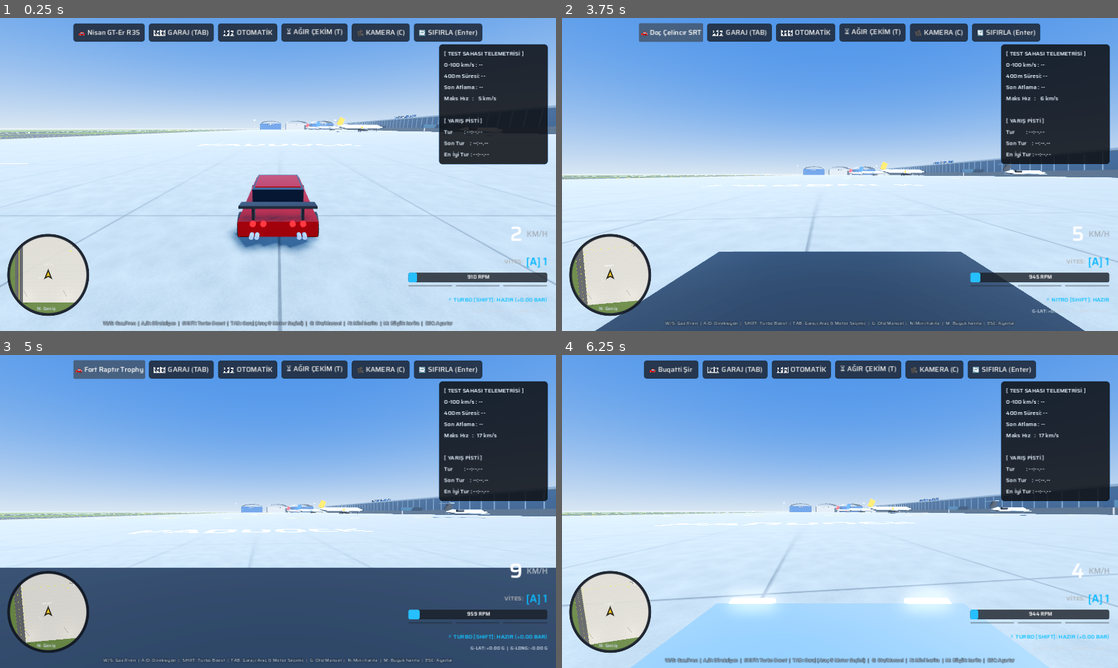
Above: before the commit, frames 1-4 (two rows, left to right).
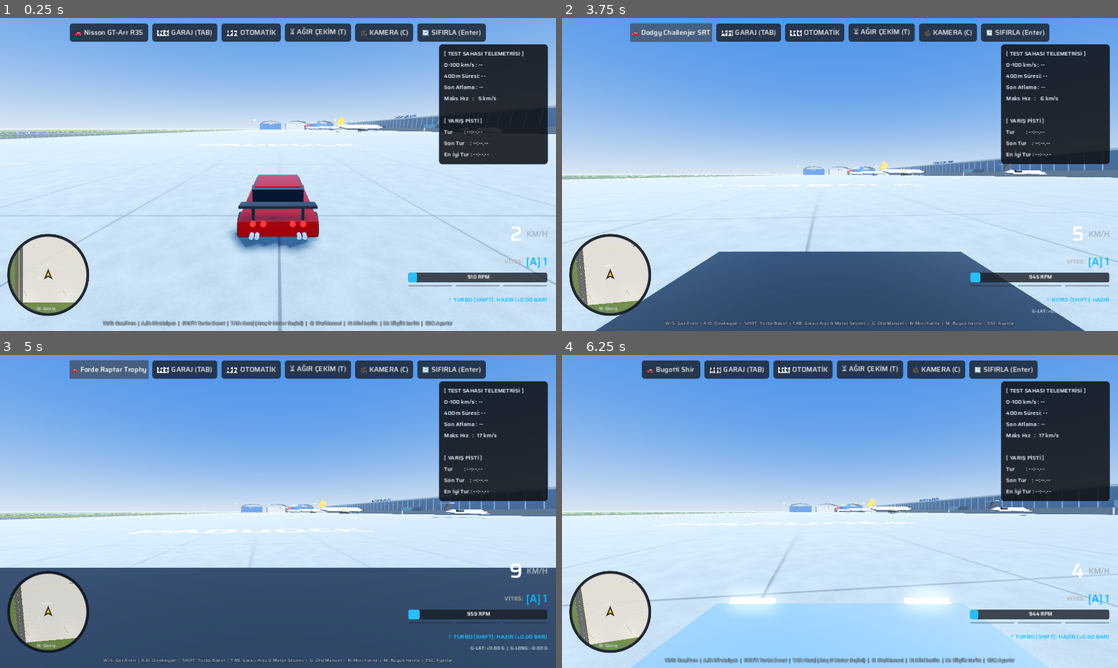
Above: after the commit, the same moments.

Repository: Pigasor/gearshift-proving-grounds
Game: Godot game, scene res://scenes/main.tscn
Same seed, same stepped clock (60 frames per second), same inputs: the game is played once before the commit and once after it.
Inputs (mouse positions are in pixels of both pictures, inside the frame that each line leads up to):
- Up to frame 1 (0.25 s): no input
- Up to frame 2 (3.75 s): click "🔄 SIFIRLA (Enter)" at 0.5 s; click "🔄 SIFIRLA (Enter)" at 1.25 s; tap Enter (reset_car) at 2 s; move the mouse to (962, 158) at 2.02 s; hold D (steer_right) 2.03-2.75 s; hold C (camera_view) 2.03-2.75 s; click (962, 158) at 2.17 s; drag from (728, 190) to (812, 237) at 2.77 s; click "🚗 Nisan GT-Er R35" (after the commit: "🚗 Nisson GT-Arr R35") at 3.5 s
- Up to frame 3 (5 s): click "🚗 Doç Çelincır SRT" (after the commit: "🚗 Dodgy Challenjer SRT") at 4.25 s
- Up to frame 4 (6.25 s): click "🚗 Fort Raptır Trophy" (after the commit: "🚗 Forde Raptar Trophy") at 5 s; move the mouse to (895, 442) at 5.77 s; hold D (steer_right) from 5.78 s (still down); hold R (repair) from 5.78 s (still down)

The runs differ from the first frame. In frame 1, 1.2% of the frame differs, in the area x 12-88%, y 1-8%; in frame 2, 1.5%; in frame 3, 1.2%; in frame 4, 1.0%.

Commit message:
Arac adlari Ingilizce ve ASCII (global Steam surumu icin)
Model, sinif ve motor etiketleri Ingilizce okuyana anlasilir hale getirildi; Turkce karakter yok.

Co-Authored-By: Claude Opus 5.5 <noreply@anthropic.com>

Diff:
--- a/scripts/car_database.gd
+++ b/scripts/car_database.gd
@@ -17,23 +17,23 @@
 #   cyl           - cylinder count, mass_add - engine weight difference (kg)
 
 const CARS: Array = [
-	{ "id": "gtr", "name": "Nisan GT-Er R35", "class": "Spor", "legacy": 0,
-		"engines": [{ "label": "3.8 V6 Biturbo - 565 HP", "legacy": true, "cyl": 6, "fuel": "benzin" }] },
-	{ "id": "challenger", "name": "Doç Çelincır SRT", "class": "Muscle", "legacy": 1,
-		"engines": [{ "label": "6.2 V8 Kompresörlü - 707 HP", "legacy": true, "cyl": 8, "fuel": "benzin" }] },
-	{ "id": "raptor", "name": "Fort Raptır Trophy", "class": "Arazi", "legacy": 2,
-		"engines": [{ "label": "6.2 V8 Yarış - 600 HP", "legacy": true, "cyl": 8, "fuel": "benzin" }] },
-	{ "id": "chiron", "name": "Buqatti Şiron", "class": "Hiper", "legacy": 3,
+	{ "id": "gtr", "name": "Nisson GT-Arr R35", "class": "Sport", "legacy": 0,
+		"engines": [{ "label": "3.8 V6 Twin-Turbo - 565 HP", "legacy": true, "cyl": 6, "fuel": "benzin" }] },
+	{ "id": "challenger", "name": "Dodgy Challenjer SRT", "class": "Muscle", "legacy": 1,
+		"engines": [{ "label": "6.2 V8 Supercharged - 707 HP", "legacy": true, "cyl": 8, "fuel": "benzin" }] },
+	{ "id": "raptor", "name": "Forde Raptar Trophy", "class": "Off-Road", "legacy": 2,
+		"engines": [{ "label": "6.2 V8 Race - 600 HP", "legacy": true, "cyl": 8, "fuel": "benzin" }] },
+	{ "id": "chiron", "name": "Bugotti Shiron", "class": "Hyper", "legacy": 3,
 		"engines": [{ "label": "8.0 W16 Quad-Turbo - 1150 HP", "legacy": true, "cyl": 16, "fuel": "benzin" }] },
-	{ "id": "supra", "name": "Toyoda Süpra A80", "class": "Spor", "legacy": 4, "classic": true,
+	{ "id": "supra", "name": "Toyoda Supro A80", "class": "Sport", "legacy": 4, "classic": true,
 		"engines": [
-			{ "label": "3.0 2JZ-GTE Modifiyeli - 680 HP", "legacy": true, "cyl": 6, "fuel": "benzin" },
-			{ "label": "3.0 2JZ-GTE Stok - 320 HP", "cyl": 6, "fuel": "benzin", "hp": 320.0, "torque": 427.0,
+			{ "label": "3.0 2JZ-GTE Tuned - 680 HP", "legacy": true, "cyl": 6, "fuel": "benzin" },
+			{ "label": "3.0 2JZ-GTE Stock - 320 HP", "cyl": 6, "fuel": "benzin", "hp": 320.0, "torque": 427.0,
 				"tq_from": 3200.0, "tq_to": 4400.0, "power_rpm": 5600.0, "idle": 750.0, "limiter": 6800.0, "max_rpm": 7200.0,
 				"turbo": 0.85, "gears": [-3.77, 0.0, 3.83, 2.36, 1.69, 1.31, 1.00, 0.79], "final": 3.27, "mass_add": -60.0 },
 		] },
-	{ "id": "goliath", "name": "Goliath Canavar 4x4", "class": "Canavar", "legacy": 5, "classic": true,
-		"engines": [{ "label": "8.4 V8 Kompresörlü - 1500 HP", "legacy": true, "cyl": 8, "fuel": "benzin" }] },
+	{ "id": "goliath", "name": "Goliath Monster 4x4", "class": "Monster", "legacy": 5, "classic": true,
+		"engines": [{ "label": "8.4 V8 Supercharged - 1500 HP", "legacy": true, "cyl": 8, "fuel": "benzin" }] },
 
 	# --- Family sedans (front-wheel drive) ---
 	{ "id": "accent", "name": "Hunday Assent Blau", "class": "Sedan",
@@ -41,49 +41,49 @@
 			"front_overhang": 0.86, "tire_r": 0.30, "mass": 1120.0, "cd_area": 0.41,
 			"color": Color(0.10, 0.22, 0.52), "style": "accent" },
 		"engines": [
-			{ "label": "1.4 MPI Benzin - 100 HP", "cyl": 4, "fuel": "benzin", "hp": 100.0, "torque": 133.0,
+			{ "label": "1.4 MPI Petrol - 100 HP", "cyl": 4, "fuel": "benzin", "hp": 100.0, "torque": 133.0,
 				"tq_from": 4000.0, "tq_to": 4000.0, "power_rpm": 6000.0, "idle": 800.0, "limiter": 6500.0, "max_rpm": 6800.0,
 				"turbo": 0.0, "gears": [-3.58, 0.0, 3.77, 2.04, 1.29, 0.95, 0.76, 0.64], "final": 4.27, "mass_add": 0.0 },
-			{ "label": "1.6 CRDi Dizel - 136 HP", "cyl": 4, "fuel": "dizel", "hp": 136.0, "torque": 300.0,
+			{ "label": "1.6 CRDi Diesel - 136 HP", "cyl": 4, "fuel": "dizel", "hp": 136.0, "torque": 300.0,
 				"tq_from": 1900.0, "tq_to": 2750.0, "power_rpm": 4000.0, "idle": 780.0, "limiter": 4600.0, "max_rpm": 5000.0,
 				"turbo": 1.4, "gears": [-3.58, 0.0, 3.64, 1.96, 1.19, 0.84, 0.66, 0.55], "final": 3.45, "mass_add": 110.0 },
 		] },
-	{ "id": "egea", "name": "Fiyat Egeya Sedan", "class": "Sedan",
+	{ "id": "egea", "name": "Fiatt Egeya Sedan", "class": "Sedan",
 		"body": { "length": 4.53, "width": 1.79, "height": 1.49, "wheelbase": 2.64, "track": 1.54,
 			"front_overhang": 0.88, "tire_r": 0.31, "mass": 1145.0, "cd_area": 0.44,
 			"color": Color(0.80, 0.80, 0.82), "style": "egea" },
 		"engines": [
-			{ "label": "1.4 Fire Benzin - 95 HP", "cyl": 4, "fuel": "benzin", "hp": 95.0, "torque": 127.0,
+			{ "label": "1.4 Fire Petrol - 95 HP", "cyl": 4, "fuel": "benzin", "hp": 95.0, "torque": 127.0,
 				"tq_from": 4500.0, "tq_to": 4500.0, "power_rpm": 6000.0, "idle": 800.0, "limiter": 6300.0, "max_rpm": 6600.0,
 				"turbo": 0.0, "gears": [-3.91, 0.0, 3.91, 2.24, 1.52, 1.16, 0.95], "final": 4.07, "mass_add": 0.0 },
-			{ "label": "1.3 MultiJet Dizel - 95 HP", "cyl": 4, "fuel": "dizel", "hp": 95.0, "torque": 200.0,
+			{ "label": "1.3 MultiJet Diesel - 95 HP", "cyl": 4, "fuel": "dizel", "hp": 95.0, "torque": 200.0,
 				"tq_from": 1500.0, "tq_to": 2750.0, "power_rpm": 3750.0, "idle": 800.0, "limiter": 4800.0, "max_rpm": 5200.0,
 				"turbo": 1.2, "gears": [-3.82, 0.0, 3.91, 2.12, 1.27, 0.86, 0.66], "final": 3.83, "mass_add": 75.0 },
-			{ "label": "1.6 MultiJet Dizel - 120 HP", "cyl": 4, "fuel": "dizel", "hp": 120.0, "torque": 320.0,
+			{ "label": "1.6 MultiJet Diesel - 120 HP", "cyl": 4, "fuel": "dizel", "hp": 120.0, "torque": 320.0,
 				"tq_from": 1750.0, "tq_to": 2500.0, "power_rpm": 3750.0, "idle": 800.0, "limiter": 4800.0, "max_rpm": 5200.0,
 				"turbo": 1.4, "gears": [-3.71, 0.0, 4.15, 2.12, 1.36, 0.97, 0.76, 0.62], "final": 3.29, "mass_add": 145.0 },
 		] },
-	{ "id": "civic", "name": "Honde Sivik Sedan", "class": "Sedan",
+	{ "id": "civic", "name": "Hondo Sivic Sedan", "class": "Sedan",
 		"body": { "length": 4.65, "width": 1.80, "height": 1.42, "wheelbase": 2.70, "track": 1.55,
 			"front_overhang": 0.92, "tire_r": 0.31, "mass": 1275.0, "cd_area": 0.40,
 			"color": Color(0.55, 0.05, 0.07), "style": "civic" },
 		"engines": [
-			{ "label": "1.6 i-VTEC Benzin - 125 HP", "cyl": 4, "fuel": "benzin", "hp": 125.0, "torque": 152.0,
+			{ "label": "1.6 i-VTEC Petrol - 125 HP", "cyl": 4, "fuel": "benzin", "hp": 125.0, "torque": 152.0,
 				"tq_from": 4300.0, "tq_to": 4300.0, "power_rpm": 6500.0, "idle": 750.0, "limiter": 6800.0, "max_rpm": 7100.0,
 				"turbo": 0.0, "gears": [-3.60, 0.0, 3.64, 2.08, 1.36, 1.02, 0.83, 0.69], "final": 4.11, "mass_add": 0.0 },
-			{ "label": "1.5 VTEC Turbo Benzin - 182 HP", "cyl": 4, "fuel": "benzin", "hp": 182.0, "torque": 220.0,
+			{ "label": "1.5 VTEC Turbo Petrol - 182 HP", "cyl": 4, "fuel": "benzin", "hp": 182.0, "torque": 220.0,
 				"tq_from": 1700.0, "tq_to": 5500.0, "power_rpm": 5500.0, "idle": 750.0, "limiter": 6500.0, "max_rpm": 6800.0,
 				"turbo": 1.2, "gears": [-3.60, 0.0, 3.64, 2.08, 1.36, 1.02, 0.83, 0.69], "final": 4.35, "mass_add": 35.0 },
 		] },
-	{ "id": "megane", "name": "Reno Megan Sedan", "class": "Sedan",
+	{ "id": "megane", "name": "Renolt Megan Sedan", "class": "Sedan",
 		"body": { "length": 4.63, "width": 1.81, "height": 1.44, "wheelbase": 2.71, "track": 1.56,
 			"front_overhang": 0.90, "tire_r": 0.31, "mass": 1265.0, "cd_area": 0.42,
 			"color": Color(0.85, 0.35, 0.06), "style": "megane" },
 		"engines": [
-			{ "label": "1.3 TCe Benzin - 140 HP", "cyl": 4, "fuel": "benzin", "hp": 140.0, "torque": 240.0,
+			{ "label": "1.3 TCe Petrol - 140 HP", "cyl": 4, "fuel": "benzin", "hp": 140.0, "torque": 240.0,
 				"tq_from": 1600.0, "tq_to": 3500.0, "power_rpm": 5000.0, "idle": 750.0, "limiter": 6000.0, "max_rpm": 6300.0,
 				"turbo": 1.3, "gears": [-3.55, 0.0, 3.73, 2.05, 1.32, 0.97, 0.76, 0.63], "final": 4.13, "mass_add": 0.0 },
-			{ "label": "1.5 dCi Dizel - 115 HP", "cyl": 4, "fuel": "dizel", "hp": 115.0, "torque": 260.0,
+			{ "label": "1.5 dCi Diesel - 115 HP", "cyl": 4, "fuel": "dizel", "hp": 115.0, "torque": 260.0,
 				"tq_from": 1750.0, "tq_to": 2750.0, "power_rpm": 3750.0, "idle": 800.0, "limiter": 4600.0, "max_rpm": 5000.0,
 				"turbo": 1.3, "gears": [-3.55, 0.0, 3.73, 1.96, 1.23, 0.87, 0.67, 0.55], "final": 3.73, "mass_add": 40.0 },
 		] },
